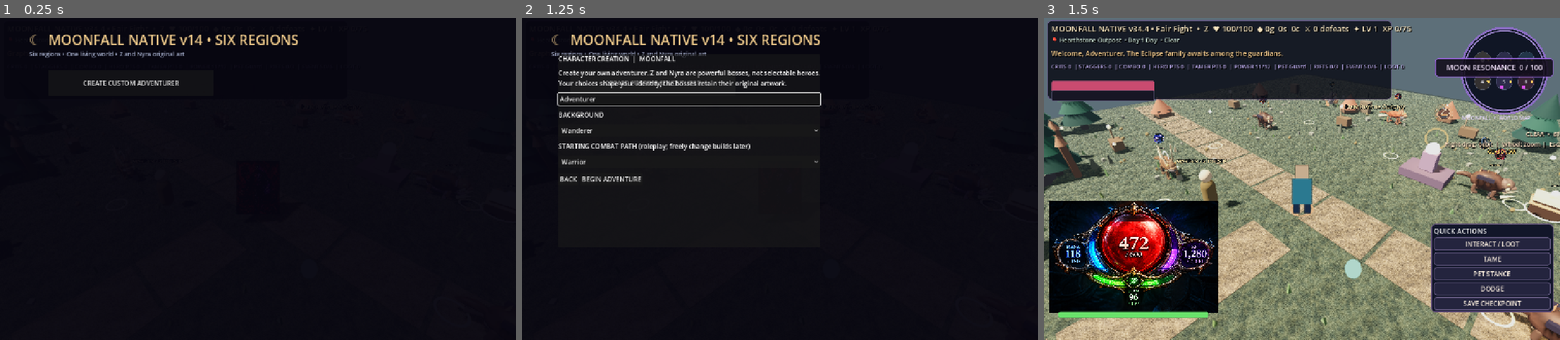
Above: before the commit, frames 1-3 (left to right).
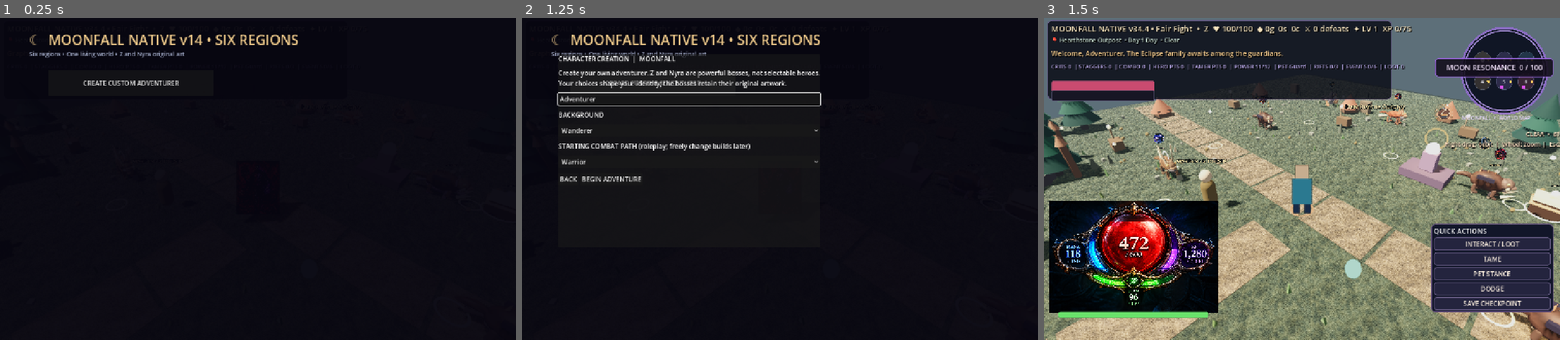
Above: after the commit, the same moments.

Repository: ericgantor-cyber/Moonfall
Game: Godot game, scene res://scenes/main.tscn
The game is run twice, just before and just after one commit, with the same random seed, the same clock (stepped at 60 frames per second) and the same inputs.
Inputs:
- Up to frame 1 (0.25 s): no input
- Up to frame 2 (1.25 s): click "CREATE CUSTOM ADVENTURER" at 0.5 s
- Up to frame 3 (1.5 s): click "BEGIN ADVENTURE" at 1.25 s

Frames 1-2 are identical in both runs. In frame 3, less than 0.1% of the frame differs, in the area x 41-92%, y 24-43%.

Commit message:
feat: Z and Nyra eclipse aura grows through boss phases

Diff:
--- a/godot-v38/scripts/native_v38_0.gd
+++ b/godot-v38/scripts/native_v38_0.gd
@@ -221,6 +221,14 @@
    portrait.billboard=BaseMaterial3D.BILLBOARD_ENABLED
    portrait.position=Vector3(0.0,0.4,0.0)
    boss_body.add_child(portrait)
+   var aura:OmniLight3D=OmniLight3D.new()
+   aura.name="EclipsePhaseAura"
+   aura.light_color=Color(0.85,0.1,0.24) if zone==0 else Color(0.42,0.15,0.9)
+   aura.light_energy=0.85
+   aura.omni_range=4.0
+   aura.shadow_enabled=false
+   boss_body.add_child(aura)
+   creature["v403_aura"]=aura
  var title:Label3D=creature.get("nameplate") as Label3D
  if is_instance_valid(title):title.text=family_name+"  •  GUARDIAN"
  # Existing three-phase boss behavior, loot, combat and scaling remain intact.
@@ -230,6 +238,11 @@
  if not bool(beast.get("v400_bloodline",false)):return
  var title:Label3D=beast.get("nameplate") as Label3D
  if is_instance_valid(title):title.text=str(beast.get("v400_family_name","Eclipse Guardian"))+"  •  PHASE "+str(beast.get("boss_phase",1))
+ var aura:OmniLight3D=beast.get("v403_aura") as OmniLight3D
+ if is_instance_valid(aura):
+  var phase:int=clampi(int(beast.get("boss_phase",1)),1,3)
+  aura.light_energy=0.75+float(phase)*0.45
+  aura.omni_range=3.5+float(phase)*0.8
 
 func _v401_build_z_intro()->void:
  var layer:CanvasLayer=get_node_or_null("NativeAtlasUI") as CanvasLayer
